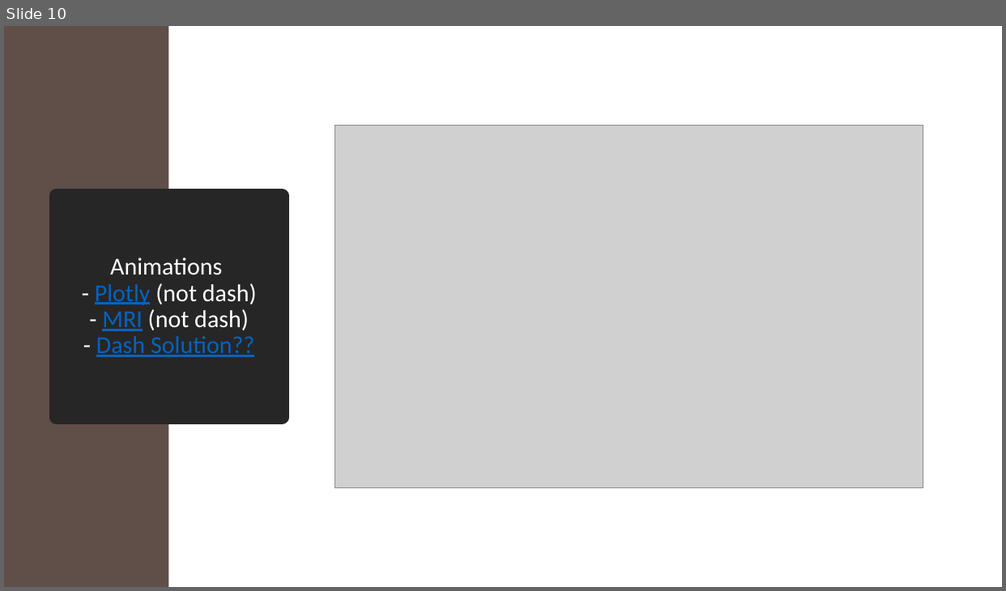
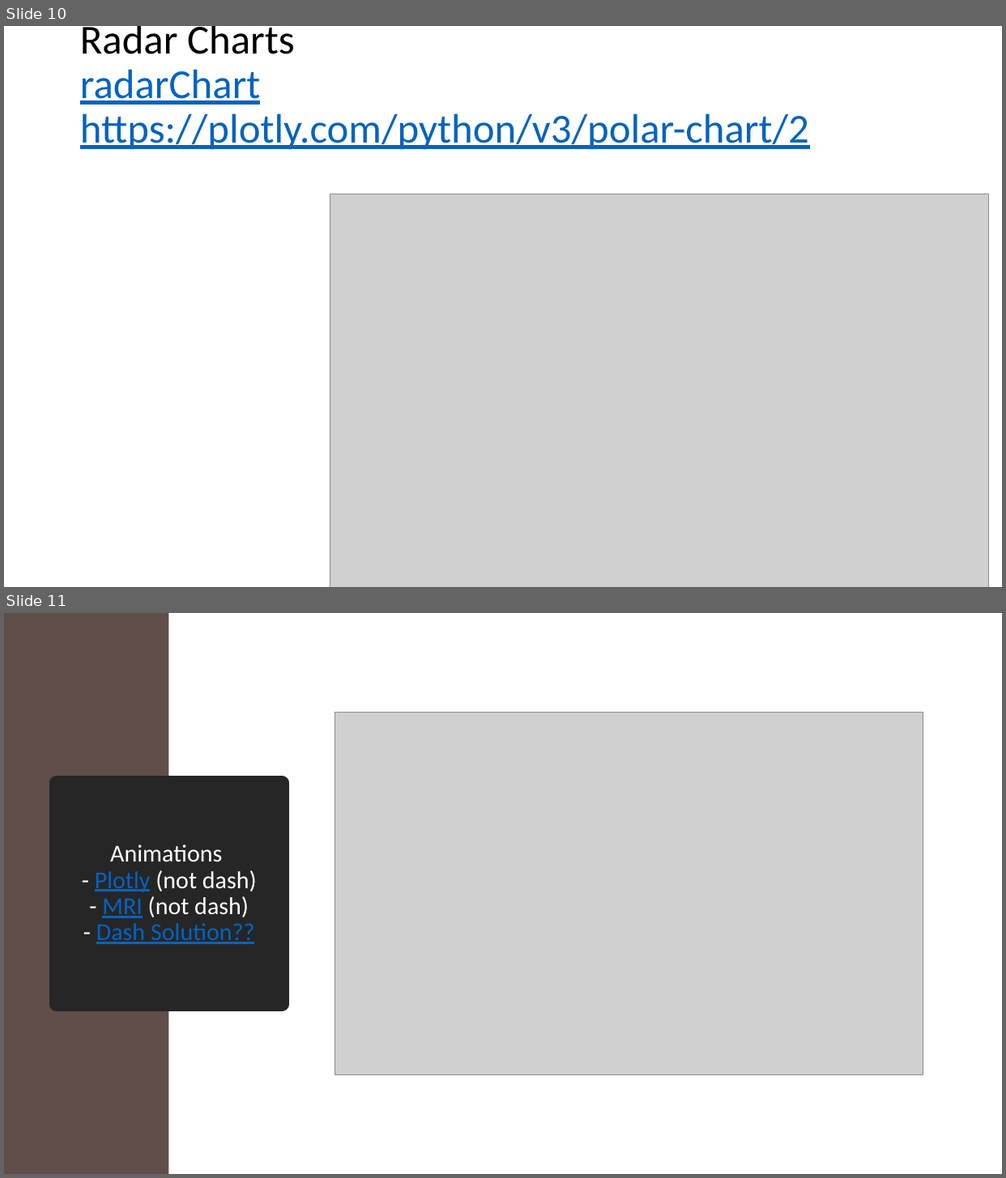
Before and after one commit to 09acp/Dash-Examples, a slide deck: Dash Features.pptx. Shown one above the other, each under a label of ours: slide 10 before the commit, slides 10 and 11 after it. The pictures are 1006x591 and 1006x1178 pixels, drawn with LibreOffice and Linux fonts; fonts in the diff are those of the drawing; grey boxes stand for pictures. Boxes give left, top, right and bottom in pixels: in the first picture for what was removed or moved away, otherwise in the second. Text is boxed around its words. In the diff, an @@ line names an element or a change of style, - is before the commit and + after.

```diff
--- a/Dash Features.pptx
+++ b/Dash Features.pptx
@@ slide 10 added at (4,26,1002,587), background #FFFFFF @@
@@ title added at (80,26,809,150), 39.6 pt, text #0563C1, underline @@
+Radar Charts
+radarChart
+https://plotly.com/python/v3/polar-chart/2
@@ picture added at (330,194,988,587) @@
@@ what was slide 10 is now slide 11 @@
```
Also in this commit, not shown: 1 slide changed, 2 other slides added, 2 slides removed, 31 other files.
